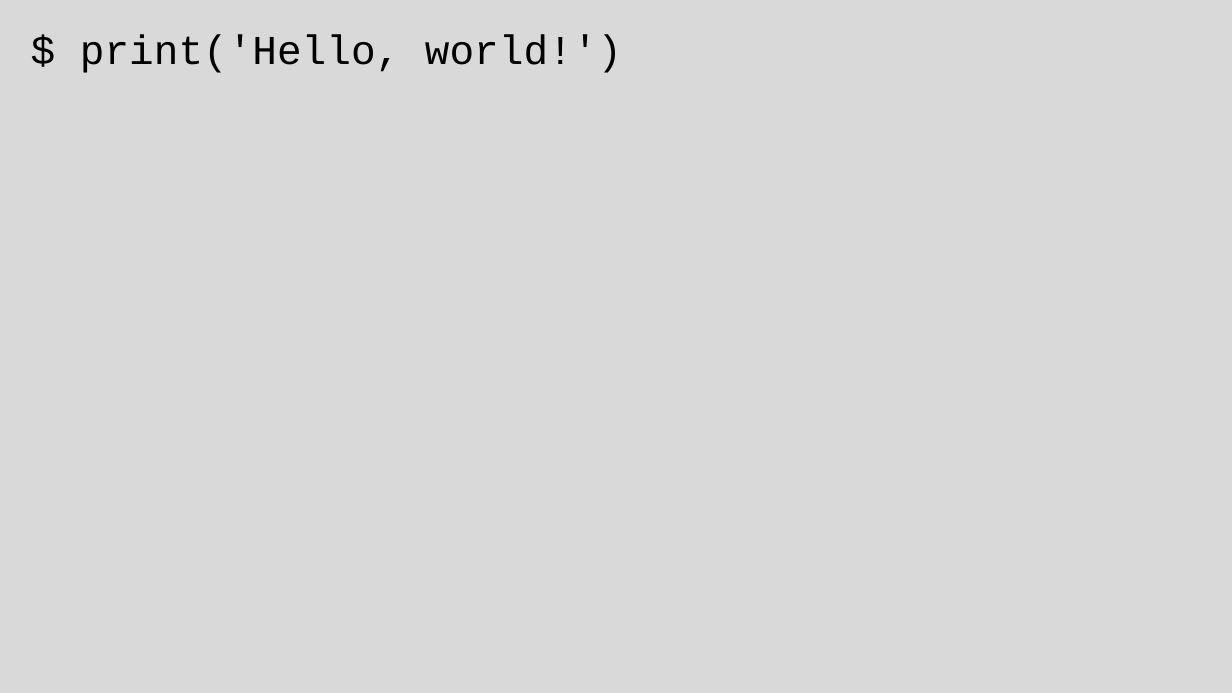
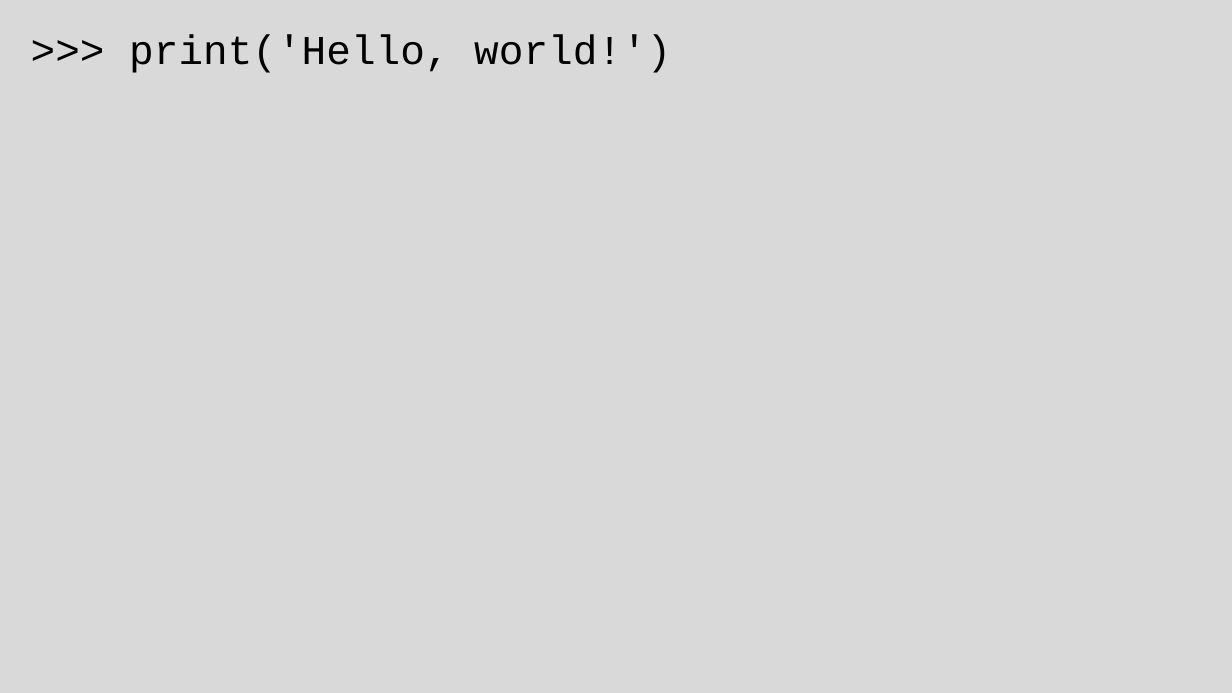
Before and after one commit to grimmelm/ctech404, a slide deck: slide 7 of ctech401/module_1/CTECH401 Module 1 - Hello World and Storing Data.pptx. Drawn at 1232x693 pixels with LibreOffice and Linux fonts; fonts in the diff are those of the drawing. Boxes give left, top, right and bottom in pixels: in the first picture for what was removed or moved away, otherwise in the second. Text is boxed around its words. In the diff, an @@ line names an element or a change of style, - is before the commit and + after.

```diff
--- a/ctech401/module_1/CTECH401 Module 1 - Hello World and Storing Data.pptx
+++ b/ctech401/module_1/CTECH401 Module 1 - Hello World and Storing Data.pptx
@@ text at (129,34,671,73): text changed @@
-$ print('Hello, world!')
+>>> print('Hello, world!')
```
Also in this commit, not shown: 9 other slides changed, 8 slides added, 2 slides removed, 2 other files.
